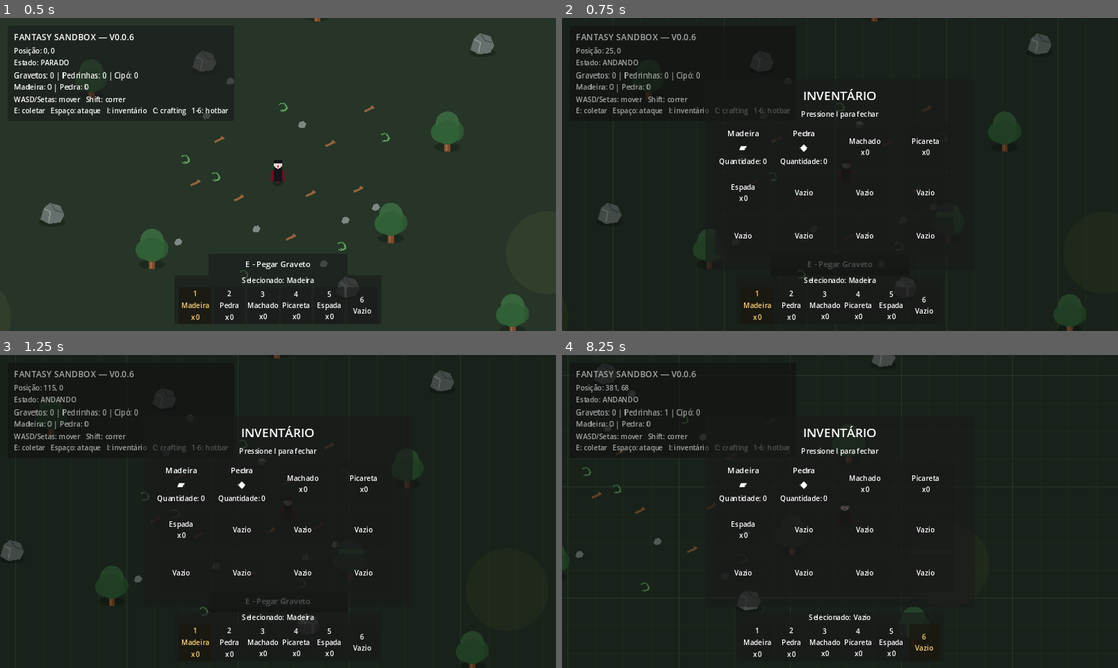
Above: before the commit, frames 1-4 (two rows, left to right).
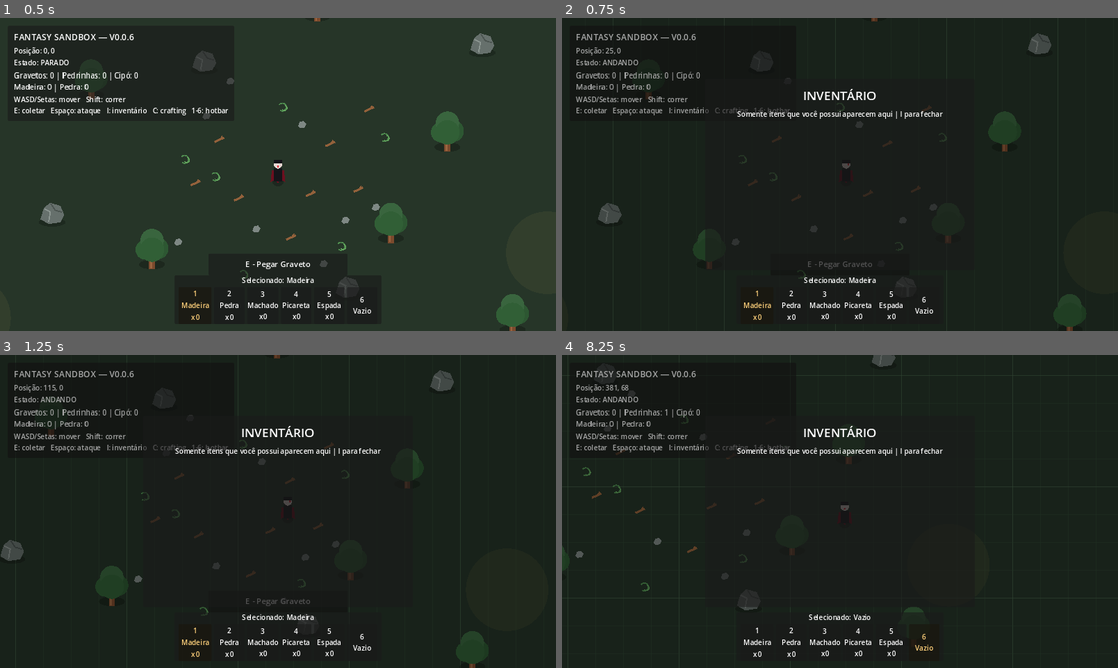
Above: after the commit, the same moments.

Repository: janduyankiingles-ops/Fantasy-Sandbox
Game: Godot game, scene res://scenes/main.tscn
Two runs of this game, one before a commit and one after it. Both use one fixed random seed, a clock stepped at 60 frames per second and the inputs below.
Inputs:
- Up to frame 1 (0.5 s): no input
- Up to frame 2 (0.75 s): tap Enter at 0.5 s; hold D from 0.53 s (still down); tap I at 0.6 s
- Up to frame 3 (1.25 s): keep holding D; tap Space at 0.77 s
- Up to frame 4 (8.25 s): tap I at 1.25, 8.1 s; release D at 1.28 s; hold S 1.28-2.03 s; tap C at 1.35 s; tap Space at 1.52, 3.02, 3.77, 4.52, 6.02, 6.77, 7.52 s; hold D 2.03-2.78 s; tap 1 at 2.1 s; hold W 2.78-3.53 s; tap 2 at 2.85 s; hold A 3.53-5.03 s; tap 3 at 3.6 s; tap 4 at 4.35 s; tap Enter at 5 s; hold S 5.03-5.78 s; tap 5 at 5.1 s; hold D 5.78-6.53 s; tap 6 at 5.85 s; hold W 6.53-7.28 s; hold Shift 6.53-7.28 s; hold D 7.28-8.03 s; tap E at 7.35 s; hold S from 8.03 s (still down)

Frame 1 is identical in both runs. In frame 2, 1.1% of the frame differs, in the area x 28-69%, y 29-71%; in frame 3, 1.1%; in frame 4, 1.1%.
Error before the commit: Invalid assignment of property or key 'visible' with value of type 'bool' on a base object of type 'null instance'. (res://scripts/inventory_ui.gd:81)
Error after the commit: Invalid call to function 'refresh_inventory (via call)' in base 'Control (inventory_ui.gd)'. Expected 1 arguments. (res://scripts/main.gd:102)

Commit message:
v0.0.7: convert inventory to dynamic owned-item slots

Diff:
--- a/scenes/inventory_ui.tscn
+++ b/scenes/inventory_ui.tscn
@@ -56,7 +56,7 @@
 
 [node name="Hint" type="Label" parent="InventoryPanel/Margin/VBox"]
 layout_mode = 2
-text = "Pressione I para fechar"
+text = "Somente itens que você possui aparecem aqui | I para fechar"
 horizontal_alignment = 1
 
 [node name="Grid" type="GridContainer" parent="InventoryPanel/Margin/VBox"]
@@ -65,164 +65,134 @@
 theme_override_constants/v_separation = 10
 columns = 4
 
-[node name="WoodSlot" type="PanelContainer" parent="InventoryPanel/Margin/VBox/Grid"]
+[node name="Slot1" type="PanelContainer" parent="InventoryPanel/Margin/VBox/Grid"]
+visible = false
 custom_minimum_size = Vector2(130, 88)
 layout_mode = 2
 
-[node name="Margin" type="MarginContainer" parent="InventoryPanel/Margin/VBox/Grid/WoodSlot"]
+[node name="Label" type="Label" parent="InventoryPanel/Margin/VBox/Grid/Slot1"]
 layout_mode = 2
-theme_override_constants/margin_left = 10
-theme_override_constants/margin_top = 8
-theme_override_constants/margin_right = 10
-theme_override_constants/margin_bottom = 8
+text = ""
+horizontal_alignment = 1
+vertical_alignment = 1
 
-[node name="VBox" type="VBoxContainer" parent="InventoryPanel/Margin/VBox/Grid/WoodSlot/Margin"]
-layout_mode = 2
-
-[node name="Name" type="Label" parent="InventoryPanel/Margin/VBox/Grid/WoodSlot/Margin/VBox"]
-layout_mode = 2
-theme_override_font_sizes/font_size = 18
-text = "Madeira"
-horizontal_alignment = 1
-
-[node name="Icon" type="Label" parent="InventoryPanel/Margin/VBox/Grid/WoodSlot/Margin/VBox"]
-layout_mode = 2
-theme_override_font_sizes/font_size = 22
-text = "▰"
-horizontal_alignment = 1
-
-[node name="Count" type="Label" parent="InventoryPanel/Margin/VBox/Grid/WoodSlot/Margin/VBox"]
-layout_mode = 2
-text = "Quantidade: 0"
-horizontal_alignment = 1
-
-[node name="StoneSlot" type="PanelContainer" parent="InventoryPanel/Margin/VBox/Grid"]
+[node name="Slot2" type="PanelContainer" parent="InventoryPanel/Margin/VBox/Grid"]
+visible = false
 custom_minimum_size = Vector2(130, 88)
 layout_mode = 2
 
-[node name="Margin" type="MarginContainer" parent="InventoryPanel/Margin/VBox/Grid/StoneSlot"]
+[node name="Label" type="Label" parent="InventoryPanel/Margin/VBox/Grid/Slot2"]
 layout_mode = 2
-theme_override_constants/margin_left = 10
-theme_override_constants/margin_top = 8
-theme_override_constants/margin_right = 10
-theme_override_constants/margin_bottom = 8
+text = ""
+horizontal_alignment = 1
+vertical_alignment = 1
 
-[node name="VBox" type="VBoxContainer" parent="InventoryPanel/Margin/VBox/Grid/StoneSlot/Margin"]
-layout_mode = 2
-
-[node name="Name" type="Label" parent="InventoryPanel/Margin/VBox/Grid/StoneSlot/Margin/VBox"]
-layout_mode = 2
-theme_override_font_sizes/font_size = 18
-text = "Pedra"
-horizontal_alignment = 1
-
-[node name="Icon" type="Label" parent="InventoryPanel/Margin/VBox/Grid/StoneSlot/Margin/VBox"]
-layout_mode = 2
-theme_override_font_sizes/font_size = 22
-text = "◆"
-horizontal_alignment = 1
-
-[node name="Count" type="Label" parent="InventoryPanel/Margin/VBox/Grid/StoneSlot/Margin/VBox"]
-layout_mode = 2
-text = "Quantidade: 0"
-horizontal_alignment = 1
-
-[node name="Empty3" type="PanelContainer" parent="InventoryPanel/Margin/VBox/Grid"]
+[node name="Slot3" type="PanelContainer" parent="InventoryPanel/Margin/VBox/Grid"]
+visible = false
 custom_minimum_size = Vector2(130, 88)
 layout_mode = 2
 
-[node name="Label" type="Label" parent="InventoryPanel/Margin/VBox/Grid/Empty3"]
+[node name="Label" type="Label" parent="InventoryPanel/Margin/VBox/Grid/Slot3"]
 layout_mode = 2
-text = "Machado\nx0"
+text = ""
 horizontal_alignment = 1
 vertical_alignment = 1
 
-[node name="Empty4" type="PanelContainer" parent="InventoryPanel/Margin/VBox/Grid"]
+[node name="Slot4" type="PanelContainer" parent="InventoryPanel/Margin/VBox/Grid"]
+visible = false
 custom_minimum_size = Vector2(130, 88)
 layout_mode = 2
 
-[node name="Label" type="Label" parent="InventoryPanel/Margin/VBox/Grid/Empty4"]
+[node name="Label" type="Label" parent="InventoryPanel/Margin/VBox/Grid/Slot4"]
 layout_mode = 2
-text = "Picareta\nx0"
+text = ""
 horizontal_alignment = 1
 vertical_alignment = 1
 
-[node name="Empty5" type="PanelContainer" parent="InventoryPanel/Margin/VBox/Grid"]
+[node name="Slot5" type="PanelContainer" parent="InventoryPanel/Margin/VBox/Grid"]
+visible = false
 custom_minimum_size = Vector2(130, 88)
 layout_mode = 2
 
-[node name="Label" type="Label" parent="InventoryPanel/Margin/VBox/Grid/Empty5"]
+[node name="Label" type="Label" parent="InventoryPanel/Margin/VBox/Grid/Slot5"]
 layout_mode = 2
-text = "Espada\nx0"
+text = ""
 horizontal_alignment = 1
 vertical_alignment = 1
 
-[node name="Empty6" type="PanelContainer" parent="InventoryPanel/Margin/VBox/Grid"]
+[node name="Slot6" type="PanelContainer" parent="InventoryPanel/Margin/VBox/Grid"]
+visible = false
 custom_minimum_size = Vector2(130, 88)
 layout_mode = 2
 
-[node name="Label" type="Label" parent="InventoryPanel/Margin/VBox/Grid/Empty6"]
+[node name="Label" type="Label" parent="InventoryPanel/Margin/VBox/Grid/Slot6"]
 layout_mode = 2
-text = "Vazio"
+text = ""
 horizontal_alignment = 1
 vertical_alignment = 1
 
-[node name="Empty7" type="PanelContainer" parent="InventoryPanel/Margin/VBox/Grid"]
+[node name="Slot7" type="PanelContainer" parent="InventoryPanel/Margin/VBox/Grid"]
+visible = false
 custom_minimum_size = Vector2(130, 88)
 layout_mode = 2
 
-[node name="Label" type="Label" parent="InventoryPanel/Margin/VBox/Grid/Empty7"]
+[node name="Label" type="Label" parent="InventoryPanel/Margin/VBox/Grid/Slot7"]
 layout_mode = 2
-text = "Vazio"
+text = ""
 horizontal_alignment = 1
 vertical_alignment = 1
 
-[node name="Empty8" type="PanelContainer" parent="InventoryPanel/Margin/VBox/Grid"]
+[node name="Slot8" type="PanelContainer" parent="InventoryPanel/Margin/VBox/Grid"]
+visible = false
 custom_minimum_size = Vector2(130, 88)
 layout_mode = 2
 
-[node name="Label" type="Label" parent="InventoryPanel/Margin/VBox/Grid/Empty8"]
+[node name="Label" type="Label" parent="InventoryPanel/Margin/VBox/Grid/Slot8"]
 layout_mode = 2
-text = "Vazio"
+text = ""
 horizontal_alignment = 1
 vertical_alignment = 1
 
-[node name="Empty9" type="PanelContainer" parent="InventoryPanel/Margin/VBox/Grid"]
+[node name="Slot9" type="PanelContainer" parent="InventoryPanel/Margin/VBox/Grid"]
+visible = false
 custom_minimum_size = Vector2(130, 88)
 layout_mode = 2
 
-[node name="Label" type="Label" parent="InventoryPanel/Margin/VBox/Grid/Empty9"]
+[node name="Label" type="Label" parent="InventoryPanel/Margin/VBox/Grid/Slot9"]
 layout_mode = 2
-text = "Vazio"
+text = ""
 horizontal_alignment = 1
 vertical_alignment = 1
 
-[node name="Empty10" type="PanelContainer" parent="InventoryPanel/Margin/VBox/Grid"]
+[node name="Slot10" type="PanelContainer" parent="InventoryPanel/Margin/VBox/Grid"]
+visible = false
 custom_minimum_size = Vector2(130, 88)
 layout_mode = 2
 
-[node name="Label" type="Label" parent="InventoryPanel/Margin/VBox/Grid/Empty10"]
+[node name="Label" type="Label" parent="InventoryPanel/Margin/VBox/Grid/Slot10"]
 layout_mode = 2
-text = "Vazio"
+text = ""
 horizontal_alignment = 1
 vertical_alignment = 1
 
-[node name="Empty11" type="PanelContainer" parent="InventoryPanel/Margin/VBox/Grid"]
+[node name="Slot11" type="PanelContainer" parent="InventoryPanel/Margin/VBox/Grid"]
+visible = false
 custom_minimum_size = Vector2(130, 88)
 layout_mode = 2
 
-[node name="Label" type="Label" parent="InventoryPanel/Margin/VBox/Grid/Empty11"]
+[node name="Label" type="Label" parent="InventoryPanel/Margin/VBox/Grid/Slot11"]
 layout_mode = 2
-text = "Vazio"
+text = ""
 horizontal_alignment = 1
 vertical_alignment = 1
 
-[node name="Empty12" type="PanelContainer" parent="InventoryPanel/Margin/VBox/Grid"]
+[node name="Slot12" type="PanelContainer" parent="InventoryPanel/Margin/VBox/Grid"]
+visible = false
 custom_minimum_size = Vector2(130, 88)
 layout_mode = 2
 
-[node name="Label" type="Label" parent="InventoryPanel/Margin/VBox/Grid/Empty12"]
+[node name="Label" type="Label" parent="InventoryPanel/Margin/VBox/Grid/Slot12"]
 layout_mode = 2
-text = "Vazio"
+text = ""
 horizontal_alignment = 1
 vertical_alignment = 1
